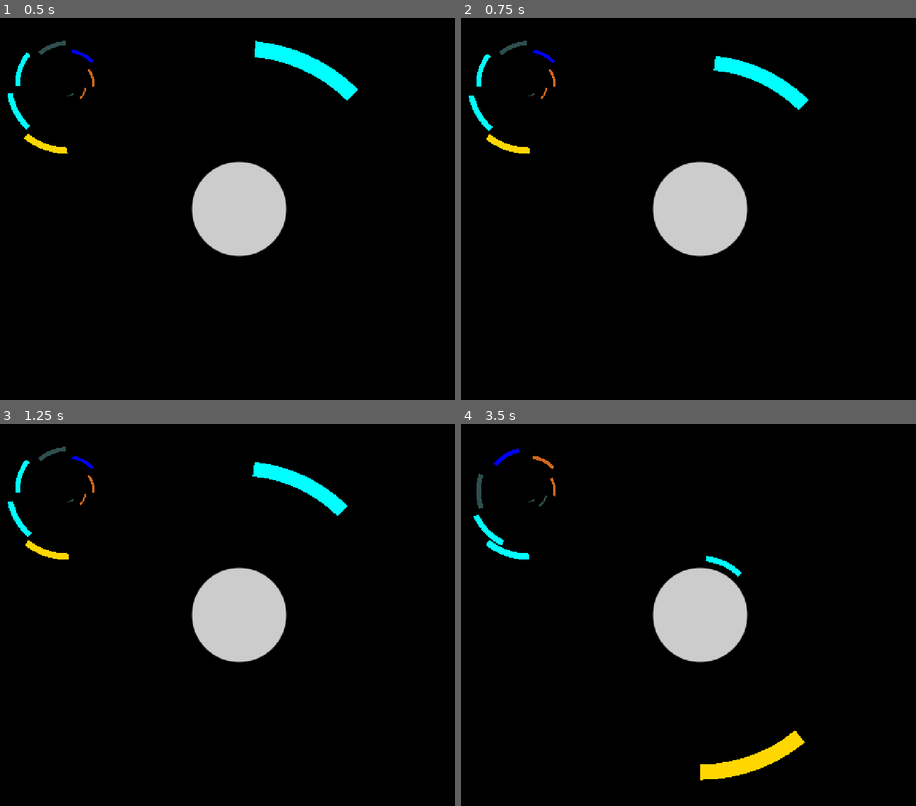
Above: before the commit, frames 1-4 (two rows, left to right).
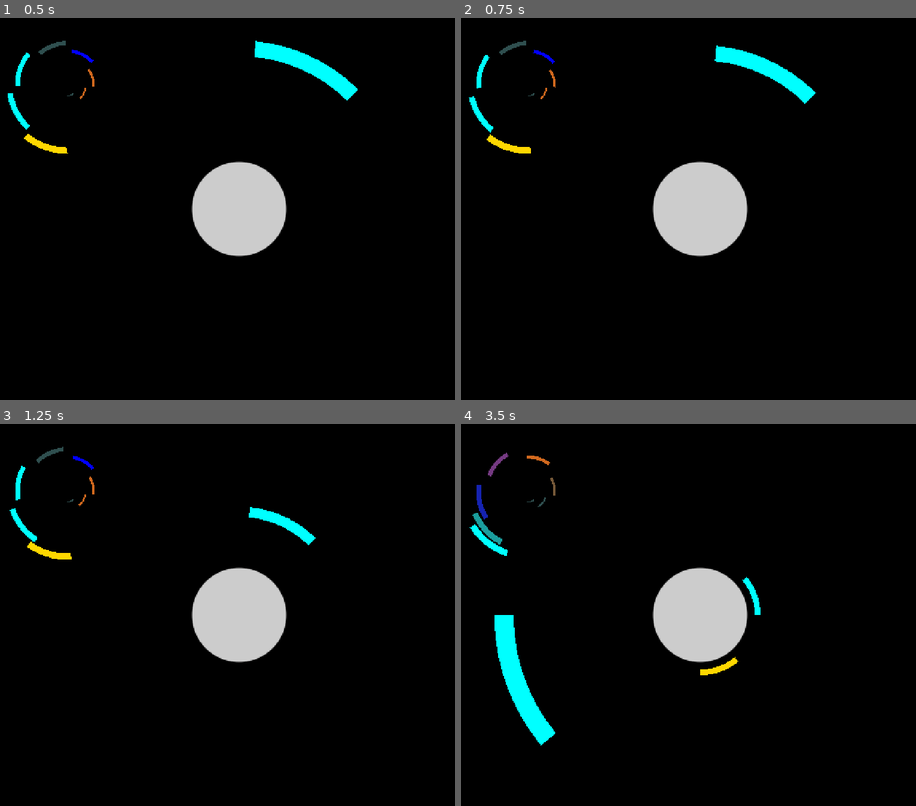
Above: after the commit, the same moments.

Repository: SceneTreeCoder/godot_pixelfrog
Game: Godot game, scene res://scenes/game.tscn
Same seed, same stepped clock (60 frames per second), same inputs: the game is played once before the commit and once after it.
Inputs:
- Up to frame 1 (0.5 s): no input
- Up to frame 2 (0.75 s): hold Right (ui_right) from 0.53 s (still down); tap Space (action) at 0.6 s
- Up to frame 3 (1.25 s): keep holding Right (ui_right)
- Up to frame 4 (3.5 s): release Right (ui_right) at 1.28 s; hold Down (ui_down) 1.28-2.03 s; tap Space (action) at 1.35, 2.1, 2.85 s; hold Right (ui_right) 2.03-2.78 s; hold Up (ui_up) from 2.78 s (still down)

Frame 1 is identical in both runs. In frame 2, 1.2% of the frame differs, in the area x 1-79%, y 5-36%; in frame 3, 1.4%; in frame 4, 3.4%, in the area x 1-76%, y 6-94%.

Commit message:
bug related to jumping lander fix, g/o screen

Diff:
--- a/scripts/game.gd
+++ b/scripts/game.gd
@@ -13,7 +13,7 @@
 var stationary_landers_container: Node2D
 var moving_landers_container: Node2D
 var total_move := 0
-
+var canvas:CanvasLayer;
 var paused:bool = false:
 	set(v):
 		GlobalState.paused = v
@@ -85,11 +85,8 @@
 	tween.play()
 
 func _ready() -> void:
-
-
 	var planet_instance = planet.instantiate()
 	add_child(planet_instance)
-	var half = PI/float(NPOINTS)
 	timer = Timer.new()
 	add_child(timer)
 	timer.autostart = true
@@ -101,7 +98,7 @@
 	moving_landers_container = Node2D.new()
 	add_child(moving_landers_container)
 
-	var canvas:CanvasLayer  =CanvasLayer.new()
+	canvas = CanvasLayer.new()
 	var next_color_lander:Array[Lander] = []
 	next_color_lander.resize(GlobalState.COLORS_QUEUE_SIZE)
 
@@ -124,6 +121,28 @@
 
 	if Input.is_action_just_pressed("action"):
 		paused = !paused;
+
+	if GlobalState.is_game_over:
+		if Input.is_action_just_pressed("action"):
+			var res = load("res://scenes/game.tscn")
+			var parent = get_parent()
+			var gs:GlobalState = GlobalState.instance;
+			for c in gs.next_color_changed.get_connections():
+				gs.next_color_changed.disconnect(c["callable"])
+
+
+			queue_free()
+			var timergs := Timer.new()
+			timergs.one_shot = true
+			var resetf = func():
+				GlobalState.reset()
+				parent.add_child(res.instantiate())
+
+			timergs.timeout.connect(resetf.bind())
+			parent.add_child(timergs)
+			timergs.start(0.1)
+
+		return
 
 	if paused:
 		return
@@ -147,6 +166,7 @@
 		_spawn_lander()
 
 func _on_landers_collide_area(lander:Lander):
+
 	if GlobalState.is_tweening_planet:
 		return
 	if lander.state != Lander.LanderState.FALLING:
@@ -165,6 +185,14 @@
 	var idx:int = (_stacks_rotation + lander._rotation_idx + NPOINTS)%NPOINTS
 
 	lander._stack_idx = idx
+
+	var on_this_stack = stationary_landers.filter(func(a):\
+		return a._stack_idx == idx\
+	).size()
+
+	if on_this_stack and on_this_stack > 7:
+		show_game_over()
+
 	lander.landed = true
 	lander.state = Lander.LanderState.STATIONARY
 
@@ -238,7 +266,34 @@
 		return
 	_spawn_lander()
 
+func show_game_over() -> void:
+
+	GlobalState.is_game_over = true
+	var panel = Panel.new()
+
+	panel.grow_horizontal = Control.GrowDirection.GROW_DIRECTION_BOTH
+	panel.grow_vertical = Control.GrowDirection.GROW_DIRECTION_BOTH
+	panel.size = Vector2(320,200)
+	panel.set_anchors_and_offsets_preset(Control.PRESET_CENTER,Control.PRESET_MODE_KEEP_SIZE, 20)
+	var game_over_label := Label.new()
+	game_over_label.text = "GAME OVER"
+	game_over_label.vertical_alignment = VERTICAL_ALIGNMENT_CENTER
+	game_over_label.horizontal_alignment = HORIZONTAL_ALIGNMENT_CENTER
+	game_over_label.size = panel.size * 1
+	game_over_label.set_anchors_and_offsets_preset(Control.PRESET_CENTER,Control.PRESET_MODE_KEEP_SIZE, 20)
+
+	panel.add_child(game_over_label)
+	canvas.add_child(panel)
+
 func _spawn_lander() -> void:
+	if GlobalState.is_game_over:
+		return
+	var n_falling_landers = landers.size()
+	if n_falling_landers > 1:
+		return
+	if n_falling_landers + stationary_landers.size() > GlobalState.MAX_SHAPES:
+		show_game_over()
+		return
 	seconds_from_last_spawn = 0
 	var lander = Lander.new(_on_landers_collide_area)
 	lander.hit_planet.connect(_on_lander_hit_planet)
--- a/scripts/lander.gd
+++ b/scripts/lander.gd
@@ -119,8 +119,6 @@
 	cb.call(self)
 
 func _physics_process(dt:float) -> void:
-	if paused:
-		return
 	match (state):
 		LanderState.FALLING:
 			_process_falling(dt)
@@ -140,10 +138,12 @@
 
 
 func setBounceBack(v:bool):
+	area.monitoring = !v
+	area.monitorable = !v
 	is_bouncing_back = v
 
 func _process_falling(dt:float):
-	if is_bouncing_back:
+	if is_bouncing_back or GlobalState.is_game_over:
 		return
 	var current_scale = polygon.scale.x - 0.5*dt
 
--- a/scripts/state.gd
+++ b/scripts/state.gd
@@ -1,5 +1,6 @@
 extends Node
 class_name GlobalState
+const MAX_SHAPES:int = 25
 
 const COLORS:Array[Color] = [\
 	Color.GREEN, Color.BLUE, Color.RED, Color.GOLD, Color.AQUA, Color.CHOCOLATE, Color.DARK_SLATE_GRAY
@@ -19,6 +20,15 @@
 	set(v):
 		pass
 
+static func reset():
+	_instance.queue_free()
+	_instance = GlobalState.new()
+	colors_queue = []
+	paused = false
+	is_game_over = false
+	is_tweening_planet = false
+	Lander._seq_no = 1
+
 static func fill_color_que():
 	while colors_queue.size()<COLORS_QUEUE_SIZE:
 		colors_queue.append(COLORS.pick_random())
@@ -31,3 +41,4 @@
 	return r_color
 
 static var paused := false
+static var is_game_over := false
